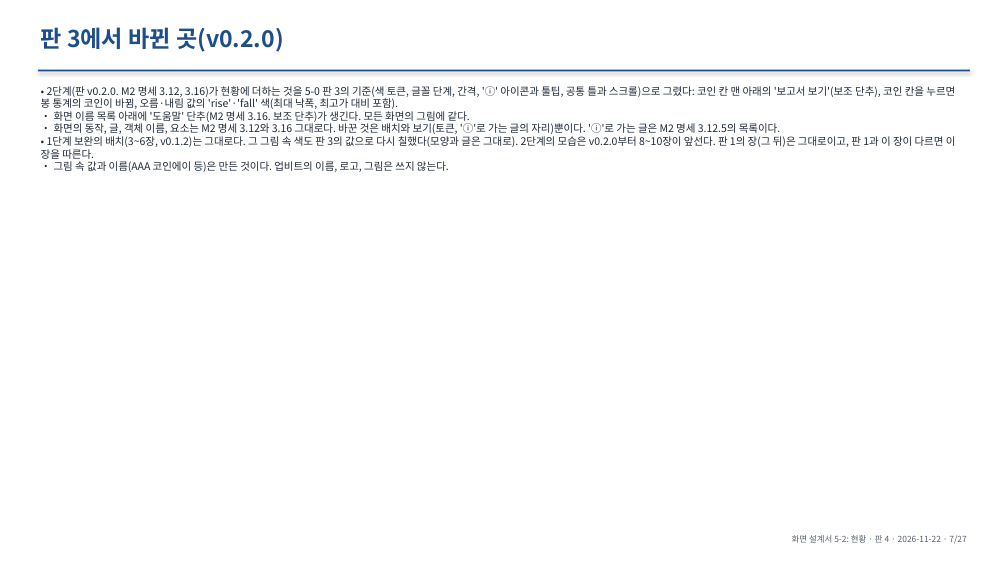
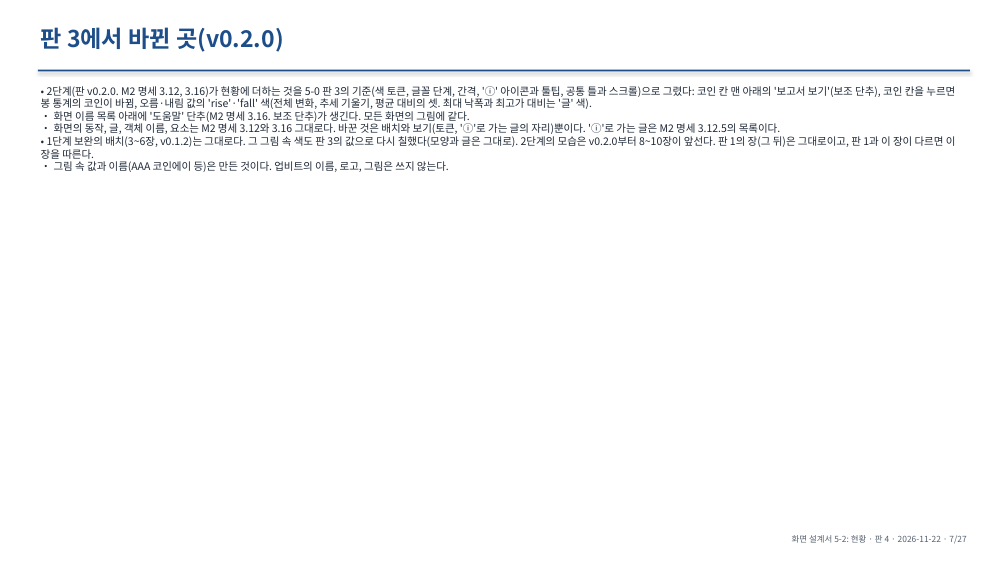
Before and after one commit to khy920723/coin-report-trader, a slide deck: slide 7 of docs/screen-design/11-status.pptx. Drawn at 1008x567 pixels with LibreOffice and Linux fonts; fonts in the diff are those of the drawing. Boxes give left, top, right and bottom in pixels: in the first picture for what was removed or moved away, otherwise in the second. Text is boxed around its words. In the diff, an @@ line names an element or a change of style, - is before the commit and + after.

```diff
--- a/docs/screen-design/11-status.pptx
+++ b/docs/screen-design/11-status.pptx
@@ text at [41,86,955,109]: text changed @@
-• 2단계(판 v0.2.0. M2 명세 3.12, 3.16)가 현황에 더하는 것을 5-0 판 3의 기준(색 토큰, 글꼴 단계, 간격, 'ⓘ' 아이콘과 툴팁, 공통 틀과 스크롤)으로 그렸다: 코인 칸 맨 아래의 '보고서 보기'(보조 단추), 코인 칸을 누르면 봉 통계의 코인이 바뀜, 오름·내림 값의 'rise'·'fall' 색(최대 낙폭, 최고가 대비 포함).
+• 2단계(판 v0.2.0. M2 명세 3.12, 3.16)가 현황에 더하는 것을 5-0 판 3의 기준(색 토큰, 글꼴 단계, 간격, 'ⓘ' 아이콘과 툴팁, 공통 틀과 스크롤)으로 그렸다: 코인 칸 맨 아래의 '보고서 보기'(보조 단추), 코인 칸을 누르면 봉 통계의 코인이 바뀜, 오름·내림 값의 'rise'·'fall' 색(전체 변화, 추세 기울기, 평균 대비의 셋. 최대 낙폭과 최고가 대비는 '글' 색).
```
Also in this commit, not shown: 3 other slides changed, 1 other file.
